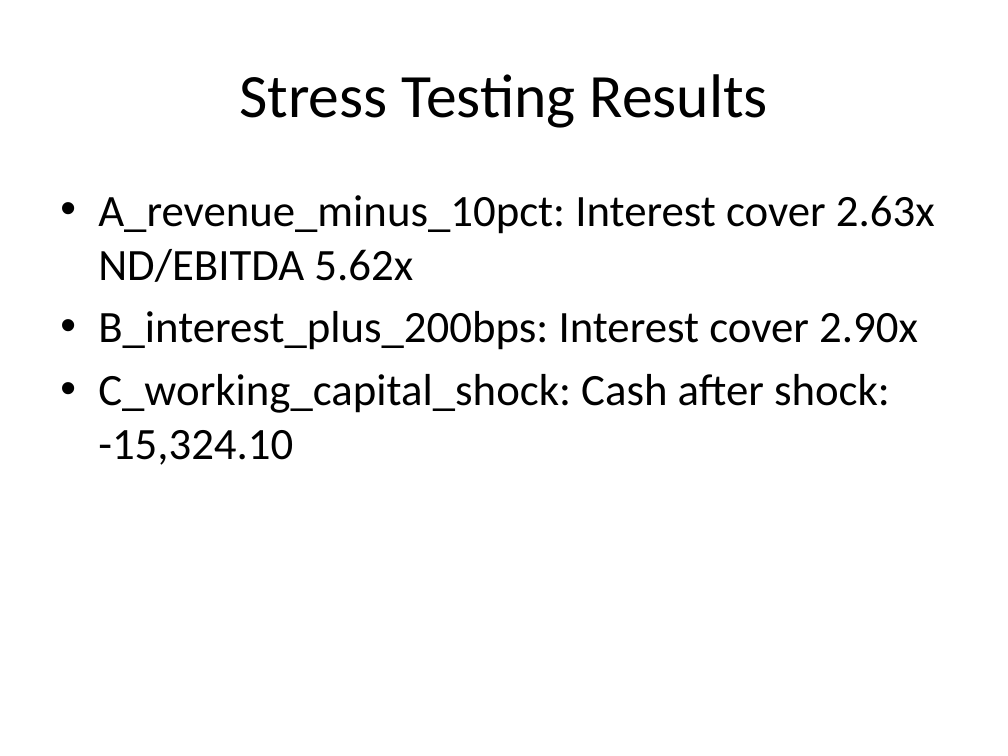
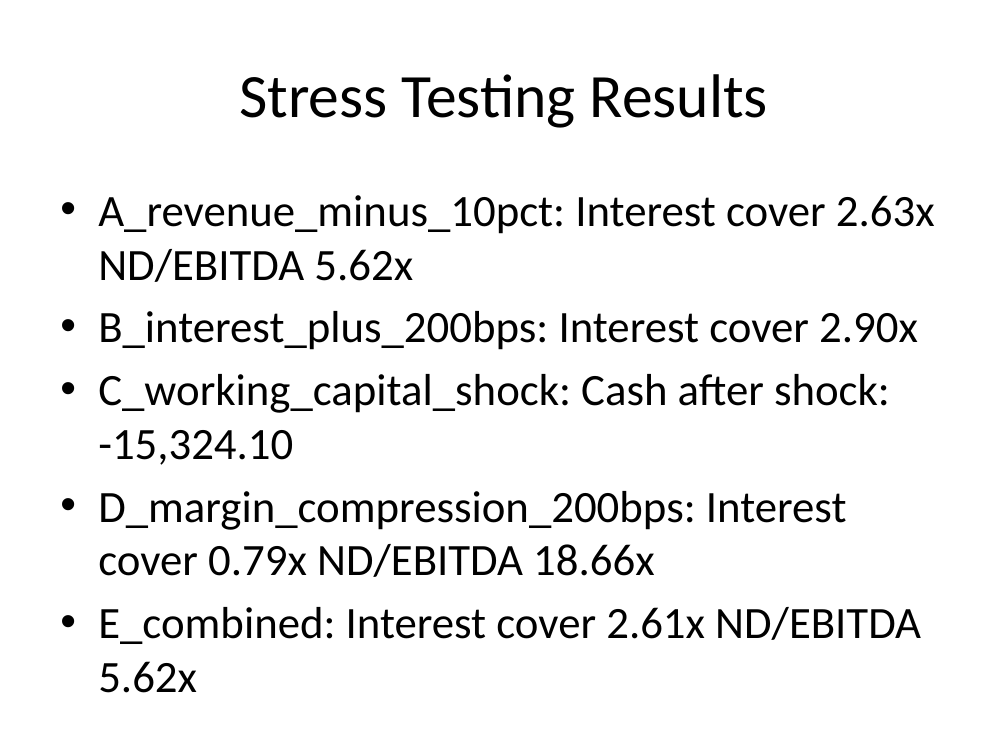
Before and after one commit to Menazza/credit_analysis_ai, a slide deck: slide 7 of test_results/pipeline_output/committee_deck.pptx. Drawn at 1008x756 pixels with LibreOffice and Linux fonts; fonts in the diff are those of the drawing. Boxes give left, top, right and bottom in pixels: in the first picture for what was removed or moved away, otherwise in the second. Text is boxed around its words. In the diff, an @@ line names an element or a change of style, - is before the commit and + after.

```diff
--- a/test_results/pipeline_output/committee_deck.pptx
+++ b/test_results/pipeline_output/committee_deck.pptx
@@ text at (x1=98, y1=491, x2=921, y2=693): paragraphs added @@
+• D_margin_compression_200bps: Interest cover 0.79x ND/EBITDA 18.66x
+• E_combined: Interest cover 2.61x ND/EBITDA 5.62x
```
Also in this commit, not shown: 6 other slides changed, 1 slide added, 1 slide removed, 21 other files.
